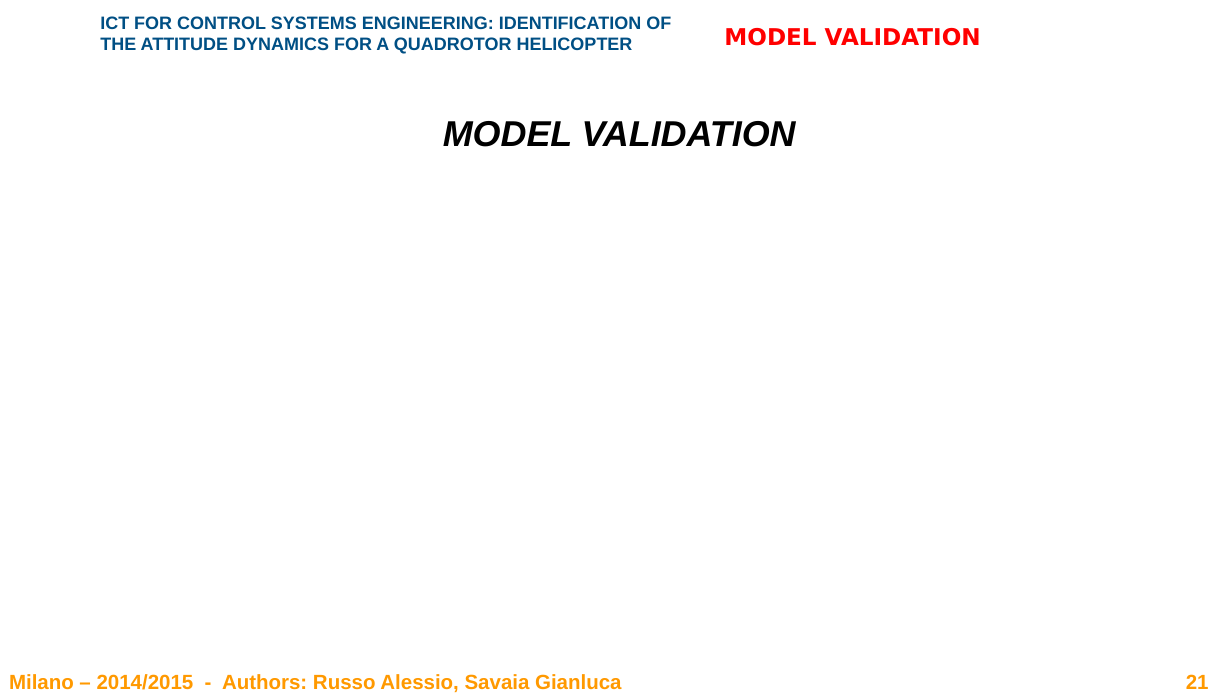
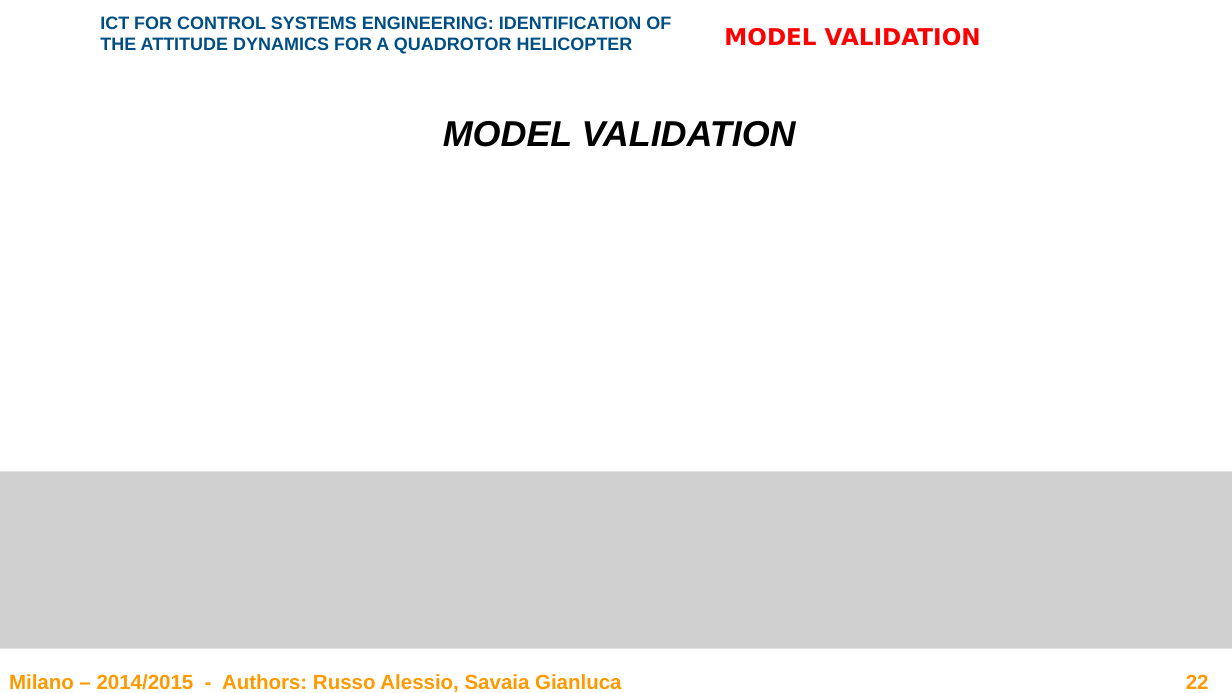
Before and after one commit to rssalessio/BlackBox-Quadrotor-Identification, a slide deck: slide 22 of report/Report.pptx (slide 21 before the commit). Drawn at 1232x693 pixels with LibreOffice and Linux fonts; fonts in the diff are those of the drawing; grey boxes stand for pictures; background and template pictures are left out. Boxes give left, top, right and bottom in pixels: in the first picture for what was removed or moved away, otherwise in the second. Text is boxed around its words. In the diff, an @@ line names an element or a change of style, - is before the commit and + after.

```diff
--- a/report/Report.pptx
+++ b/report/Report.pptx
@@ picture added at [0, 471, 1232, 649] @@
@@ page number at [1186, 674, 1209, 689]: text changed @@
-21
+22
```
Also in this commit, not shown: 3 other slides changed, 1 slide added, 2 other files.
